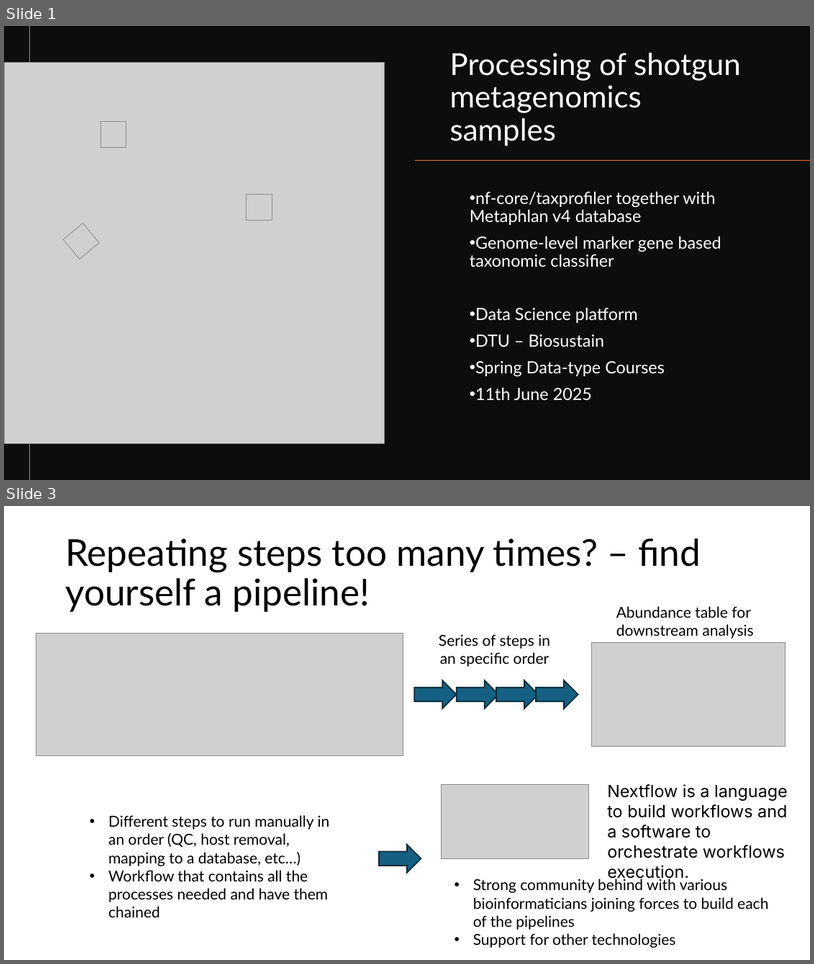
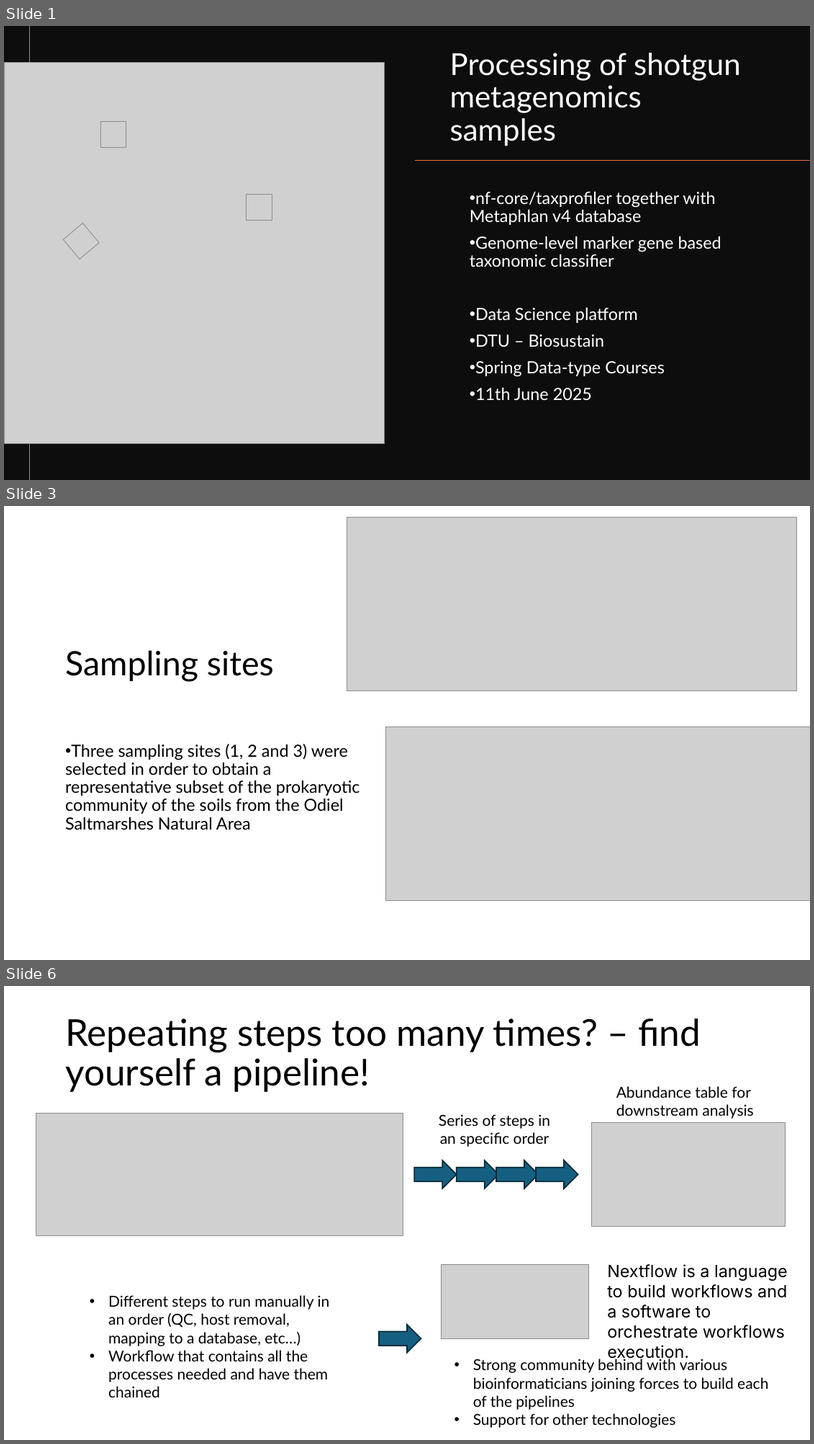
Before and after one commit to biosustain/dsp_metagenomics_training, a slide deck: course_contents/DataProcessing_taxprofiler.pptx. Shown one above the other, each under a label of ours: slides 1 and 3 before the commit, slides 1, 3 and 6 after it; the slides between them are not shown. The pictures are 814x964 and 814x1444 pixels, drawn with LibreOffice and Linux fonts; fonts in the diff are those of the drawing; grey boxes stand for pictures. Boxes give left, top, right and bottom in pixels: in the first picture for what was removed or moved away, otherwise in the second. Text is boxed around its words. In the diff, an @@ line names an element or a change of style, - is before the commit and + after.

```diff
--- a/course_contents/DataProcessing_taxprofiler.pptx
+++ b/course_contents/DataProcessing_taxprofiler.pptx
@@ slide 3 added at box(4, 506, 810, 960), background #FFFFFF @@
@@ picture added at box(347, 517, 797, 690) @@
@@ title added at box(65, 650, 274, 682), 40 pt, text #000000 @@
+Sampling sites
@@ picture added at box(386, 726, 810, 900) @@
@@ text added at box(65, 744, 360, 830), 20 pt, text #000000 @@
+• Three sampling sites (1, 2 and 3) were selected in order to obtain a representative subset of the prokaryotic community of the soils from the Odiel Saltmarshes Natural Area
@@ what was slide 3 is now slide 6 @@
```
Also in this commit, not shown: 1 slide changed, 2 other slides added, 2 slides removed, 3 other files.
